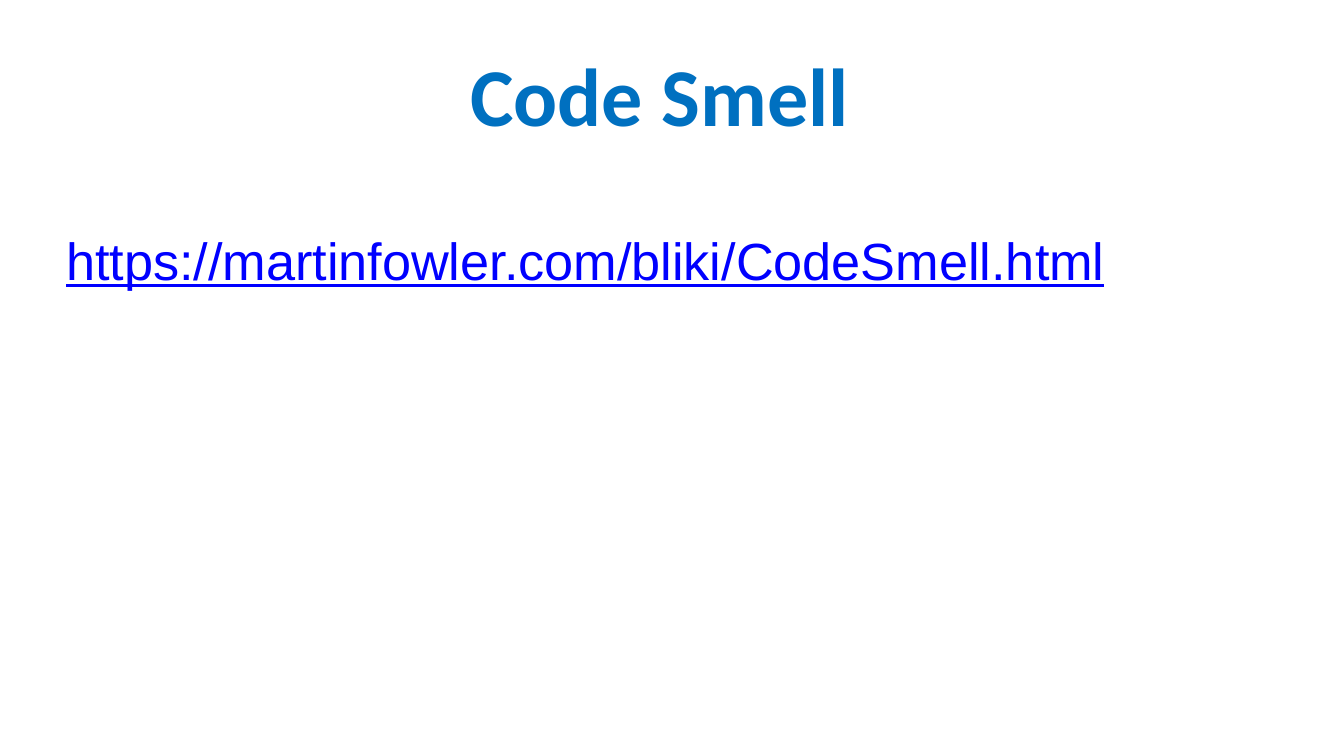
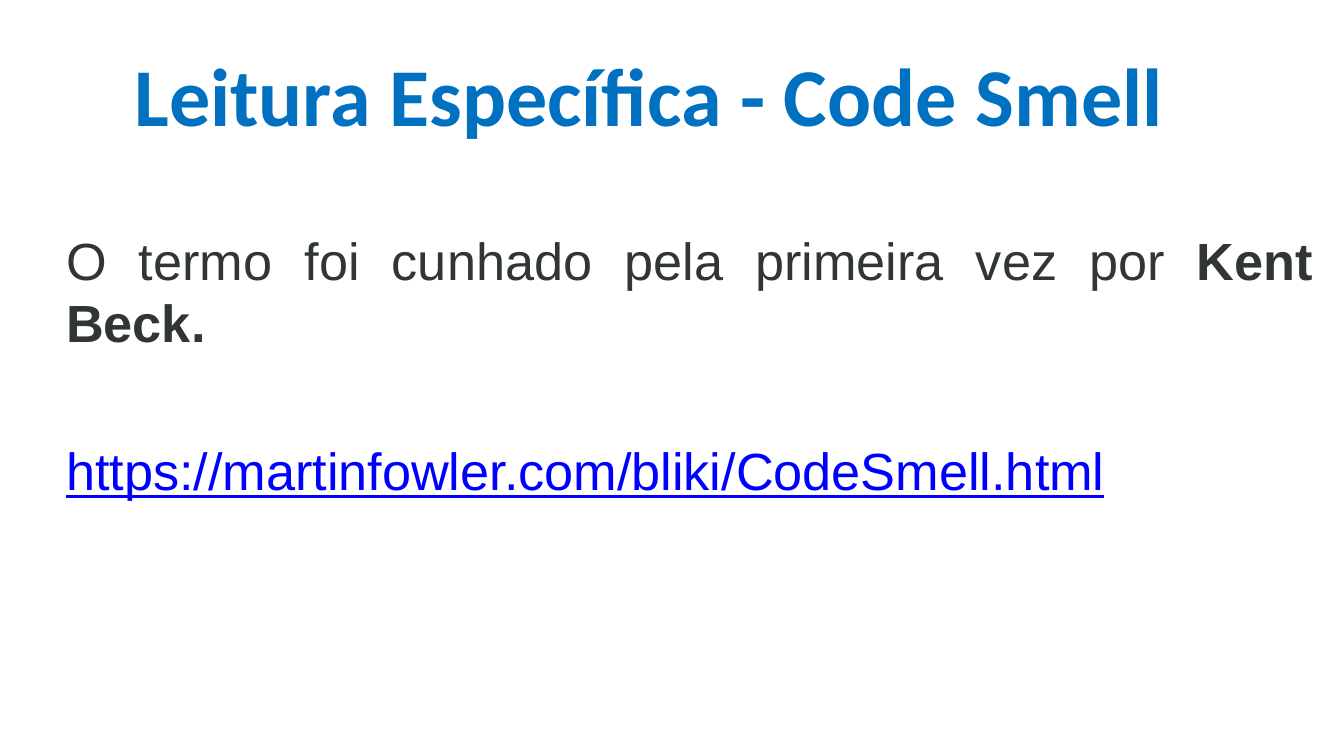
Before and after one commit to CloudEducationBrazil/WydenEngenhariaDeSoftware, a slide deck: slide 39 of 01 Classes/Aulas 05 e 06 Refatoração e Code-Smell.pptx (slide 38 before the commit). Drawn at 1344x756 pixels with LibreOffice and Linux fonts; fonts in the diff are those of the drawing; background and template pictures are left out. Boxes give left, top, right and bottom in pixels: in the first picture for what was removed or moved away, otherwise in the second. Text is boxed around its words. In the diff, an @@ line names an element or a change of style, - is before the commit and + after.

```diff
--- a/01 Classes/Aulas 05 e 06 Refatoração e Code-Smell.pptx
+++ b/01 Classes/Aulas 05 e 06 Refatoração e Code-Smell.pptx
@@ title at [134,68,1162,139]: text changed @@
-Code Smell
+Leitura Específica - Code Smell
@@ text at [66,242,1313,343]: paragraph added @@
+O termo foi cunhado pela primeira vez por Kent Beck.
```
Also in this commit, not shown: 7 other slides changed, 2 slides added, 1 other file.
